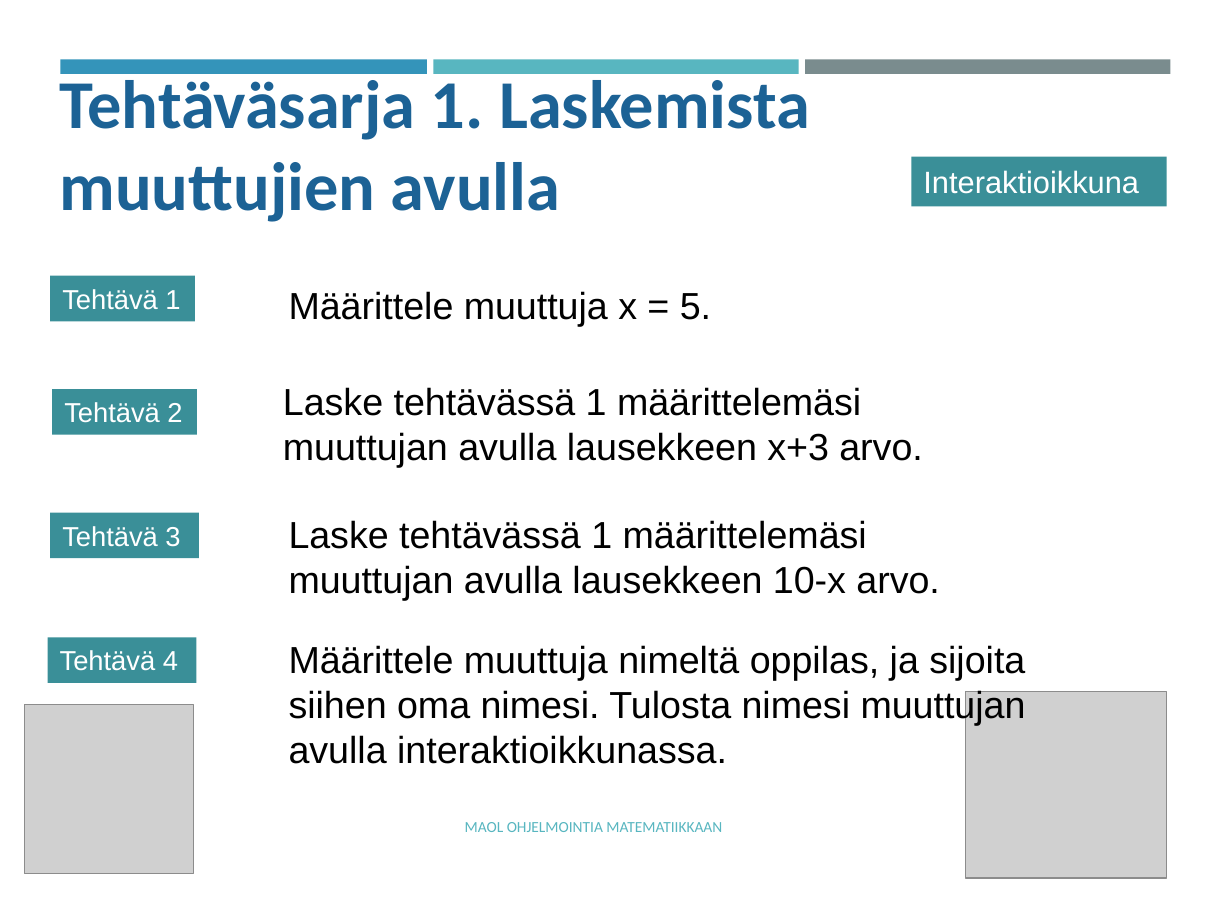
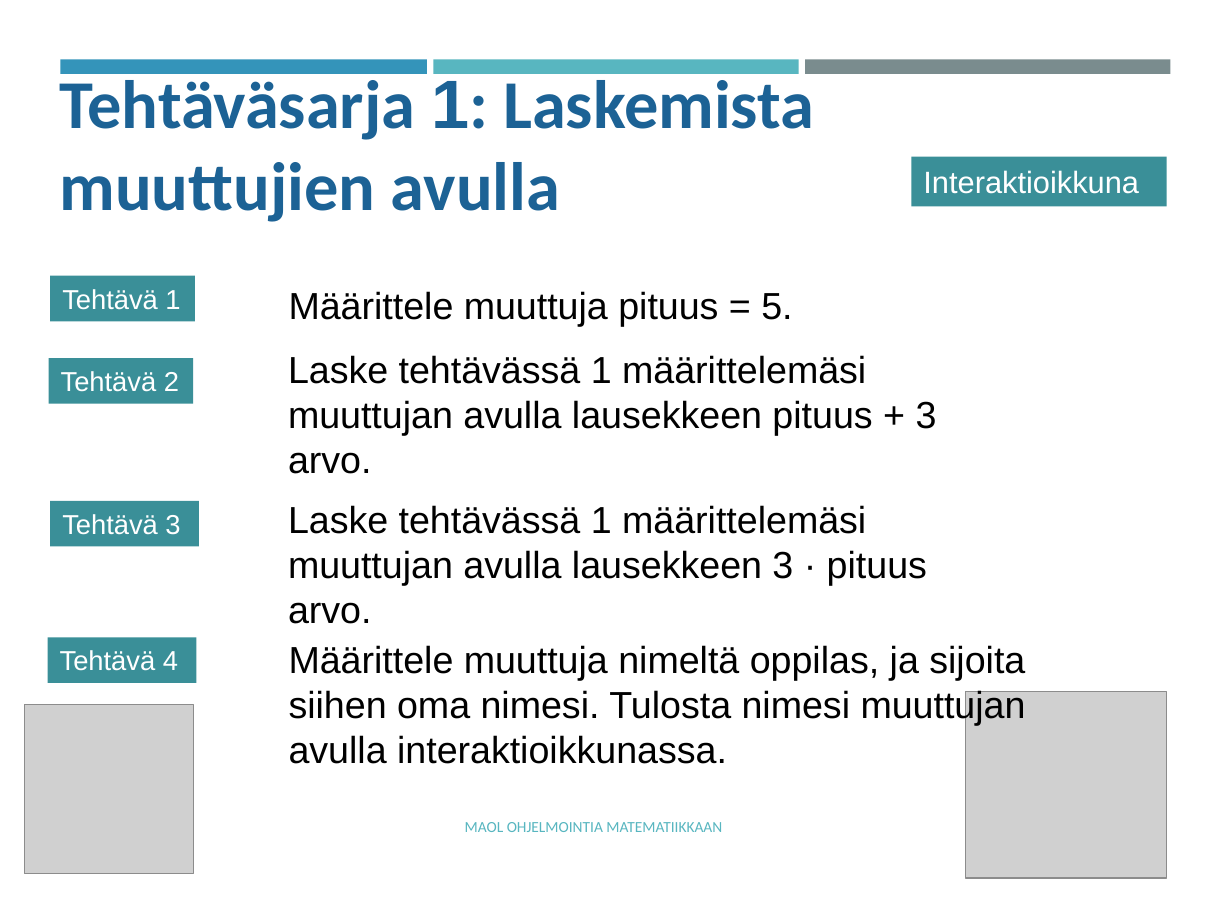
Before and after one commit to tyynetyyne/tyynetyyne.github.io, a slide deck: slide 4 of tehtavat/tiedostot/maol/power_point/Racket-MAOL-5-6-muuttujat.pptx. Drawn at 1232x924 pixels with LibreOffice and Linux fonts; fonts in the diff are those of the drawing; grey boxes stand for pictures. Boxes give left, top, right and bottom in pixels: in the first picture for what was removed or moved away, otherwise in the second. Text is boxed around its words. In the diff, an @@ line names an element or a change of style, - is before the commit and + after.

```diff
--- a/tehtavat/tiedostot/maol/power_point/Racket-MAOL-5-6-muuttujat.pptx
+++ b/tehtavat/tiedostot/maol/power_point/Racket-MAOL-5-6-muuttujat.pptx
@@ text at (60, 71, 814, 222): text changed @@
-Tehtäväsarja 1. Laskemista muuttujien avulla
+Tehtäväsarja 1: Laskemista muuttujien avulla
@@ text at (289, 291, 792, 326): text changed @@
-Määrittele muuttuja x = 5.
+Määrittele muuttuja pituus = 5.
@@ rectangle "Tehtävä 2": place and size @@
-rectangle "Tehtävä 2" at (52, 389, 196, 435)
+rectangle "Tehtävä 2" at (48, 359, 192, 404)
@@ text at (288, 355, 937, 474): text changed @@
-Laske tehtävässä 1 määrittelemäsi muuttujan avulla lausekkeen x+3 arvo.
+Laske tehtävässä 1 määrittelemäsi muuttujan avulla lausekkeen pituus + 3 arvo.
@@ rectangle "Tehtävä 3": place and size @@
-rectangle "Tehtävä 3" at (51, 513, 200, 558)
+rectangle "Tehtävä 3" at (51, 501, 200, 547)
@@ text at (288, 505, 927, 624): text changed @@
-Laske tehtävässä 1 määrittelemäsi muuttujan avulla lausekkeen 10-x arvo.
+Laske tehtävässä 1 määrittelemäsi muuttujan avulla lausekkeen 3 · pituus arvo.
```
Also in this commit, not shown: 9 other slides changed, 3 slides added, 1 slide removed.
